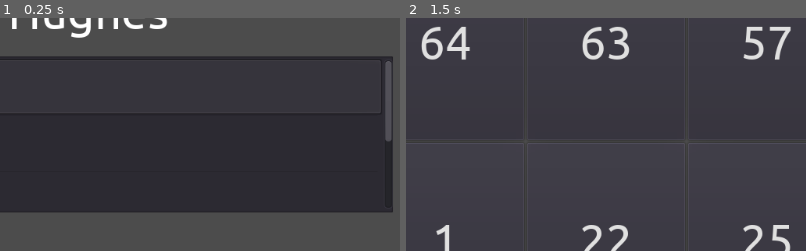
Above: before the commit, frames 1-2 (left to right).
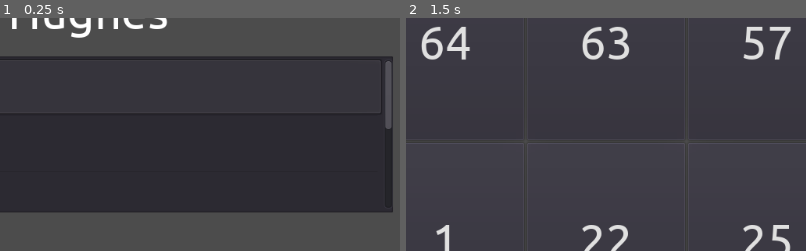
Above: after the commit, the same moments.

Repository: liamgh/NumberWall
Game: Godot game, scene res://Start.tscn
Same seed, same stepped clock (60 frames per second), same inputs: the game is played once before the commit and once after it.
Inputs:
- Up to frame 1 (0.25 s): no input
- Up to frame 2 (1.5 s): click "Start" at 0.5 s; click "58" at 1.25 s
The pictures show only the part of the screen within x 45-95%, y 31-81%; the shares and areas given below are measured in that part.

The runs differ from the first frame. In frame 1, less than 0.1% of the frame differs, in the area x 96-98%, y 47-53%; in frame 2, nothing differs.

Commit message:
Added Manx

Diff:
--- a/Start.gd
+++ b/Start.gd
@@ -10,6 +10,7 @@
 	addLanguageToMenu("en-gb", "English")
 	addLanguageToMenu("sv-se", "Swedish")
 	addLanguageToMenu("fr-fr", "French")
+	addLanguageToMenu("gv-im", "Manx")
 	pickLanguageSelect.select(0)
 	startBtn.disabled = false
 
--- /dev/null
+++ b/Words/data-gv-im.tres
@@ -0,0 +1,117 @@
+[gd_resource type="Resource" load_steps=2 format=2]
+
+[sub_resource type="GDScript" id=1]
+script/source = "# Manx numbers
+
+extends Resource
+
+func get_cardinal(number):
+	return cardinal[number]
+
+var cardinal = {
+   0: \"neunhee\",
+   1: \"nane\",
+   2: \"jees\",
+   3: \"tree\",
+   4: \"kiare\",
+   5: \"queig\",
+   6: \"shey\",
+   7: \"shiaght\",
+   8: \"hoght\",
+   9: \"nuy\",
+   10: \"jeih\",
+   11: \"nane-jeig\",
+   12: \"daa-yeig\",
+   13: \"tree-jeig\",
+   14: \"kiare-jeig\",
+   15: \"quieg-jeig\",
+   16: \"shey-jeig\",
+   17: \"shiaght-jeig\",
+   18: \"hoght-jeig\",
+   19: \"nuy-jeig\",
+   20: \"feed\",
+   21: \"nane as feed\",
+   22: \"jees as feed\",
+   23: \"tree as feed\",
+   24: \"kiare as feed\",
+   25: \"queig as feed\",
+   26: \"shey as feed\",
+   27: \"shiaght as feed\",
+   28: \"hoght as feed\",
+   29: \"nuy as feed\",
+   30: \"jeih as feed\",
+   31: \"nane-jeig as feed\",
+   32: \"daa-yeig as feed\",
+   33: \"tree-jeig as feed\",
+   34: \"kiare-jeig as feed\",
+   35: \"quieg-jeig as feed\",
+   36: \"shey-jeig as feed\",
+   37: \"shiaght-jeig as feed\",
+   38: \"hoght-jeig as feed\",
+   39: \"nuy-jeig as feed\",
+   40: \"daeed\",
+   41: \"nane as daeed\",
+   42: \"jees as daeed\",
+   43: \"tree as daeed\",
+   44: \"kiare as daeed\",
+   45: \"queig as daeed\",
+   46: \"shey as daeed\",
+   47: \"shiaght as daeed\",
+   48: \"hoght as daeed\",
+   49: \"nuy as daeed\",
+   50: \"jeih as daeed\",
+   51: \"nane-jeig as daeed\",
+   52: \"daa-yeig as daeed\",
+   53: \"tree-jeig as daeed\",
+   54: \"kiare-jeig as daeed\",
+   55: \"quieg-jeig as daeed\",
+   56: \"shey-jeig as daeed\",
+   57: \"shiaght-jeig as daeed\",
+   58: \"hoght-jeig as daeed\",
+   59: \"nuy-jeig as daeed\",
+   60: \"tree feed\",
+   61: \"tree feed as nane\",
+   62: \"tree feed as jees\",
+   63: \"tree feed as tree\",
+   64: \"tree feed as kiare\",
+   65: \"tree feed as queig\",
+   66: \"tree feed as shey\",
+   67: \"tree feed as shiaght\",
+   68: \"tree feed as hoght\",
+   69: \"tree feed as nuy\",
+   70: \"tree feed as jeih\",
+   71: \"tree feed as nane-jeig\",
+   72: \"tree feed as daa-yeig\",
+   73: \"tree feed as tree-jeig\",
+   74: \"tree feed as kiare-jeig\",
+   75: \"tree feed as quieg-jeig\",
+   76: \"tree feed as shey-jeig\",
+   77: \"tree feed as shiaght-jeig\",
+   78: \"tree feed as hoght-jeig\",
+   79: \"tree feed as nuy-jeig\",
+   80: \"kiare feed\",
+   81: \"kiare feed as nane\",
+   82: \"kiare feed as jees\",
+   83: \"kiare feed as tree\",
+   84: \"kiare feed as kiare\",
+   85: \"kiare feed as queig\",
+   86: \"kiare feed as shey\",
+   87: \"kiare feed as shiaght\",
+   88: \"kiare feed as hoght\",
+   89: \"kiare feed as nuy\",
+   90: \"kiare feed as jeih\",
+   91: \"kiare feed as nane-jeig\",
+   92: \"kiare feed as daa-yeig\",
+   93: \"kiare feed as tree-jeig\",
+   94: \"kiare feed as kiare-jeig\",
+   95: \"kiare feed as quieg-jeig\",
+   96: \"kiare feed as shey-jeig\",
+   97: \"kiare feed as shiaght-jeig\",
+   98: \"kiare feed as hoght-jeig\",
+   99: \"kiare feed as nuy-jeig\",
+   100: \"keead\"
+}
+"
+
+[resource]
+script = SubResource( 1 )
